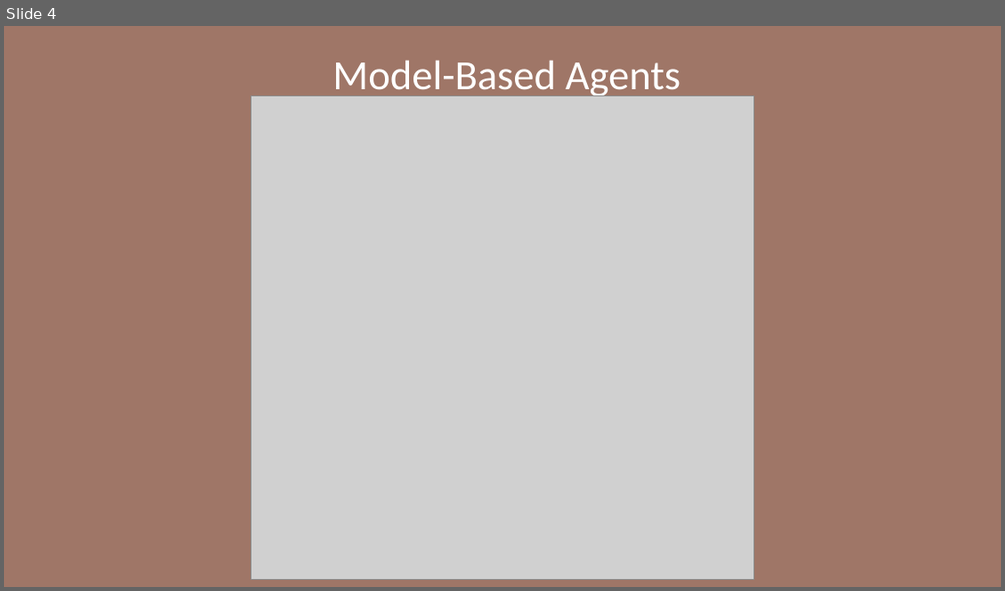
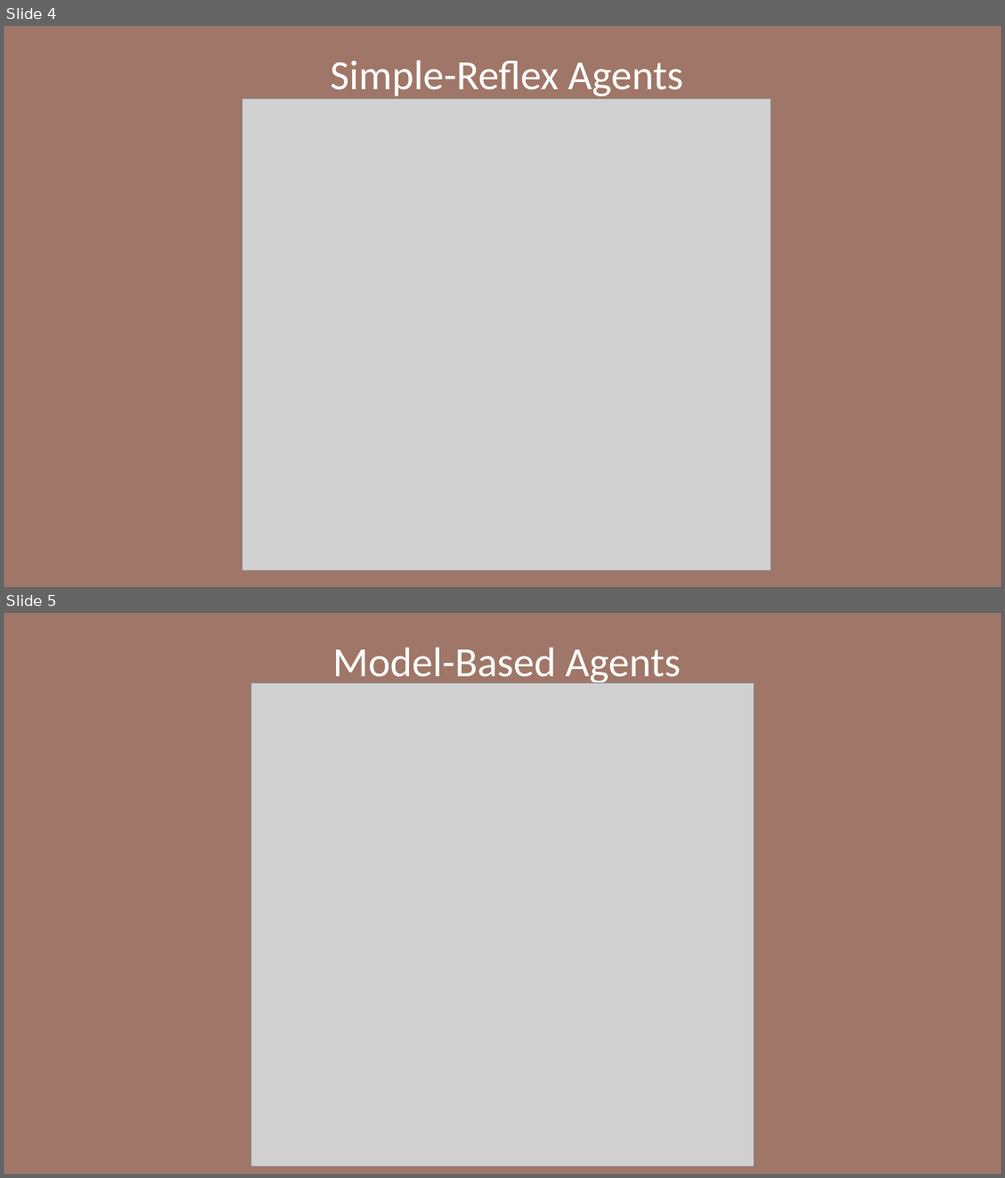
Before and after one commit to gregblast-bot/Csharp-AI-Training-Program, a slide deck: Slides/Artificial_Intelligence_Module1.pptx. Shown one above the other, each under a label of ours: slide 4 before the commit, slides 4 and 5 after it. The pictures are 1005x591 and 1005x1178 pixels, drawn with LibreOffice and Linux fonts; fonts in the diff are those of the drawing; grey boxes stand for pictures. Boxes give left, top, right and bottom in pixels: in the first picture for what was removed or moved away, otherwise in the second. Text is boxed around its words. In the diff, an @@ line names an element or a change of style, - is before the commit and + after.

```diff
--- a/Slides/Artificial_Intelligence_Module1.pptx
+++ b/Slides/Artificial_Intelligence_Module1.pptx
@@ slide 4 added at (x1=4, y1=26, x2=1001, y2=587), background #9F7667 @@
@@ text added at (x1=330, y1=60, x2=684, y2=100), 40 pt, text #FFFFFF @@
+Simple-Reflex Agents
@@ picture added at (x1=243, y1=99, x2=771, y2=571) @@
@@ what was slide 4 is now slide 5 @@
```
Also in this commit, not shown: 9 slides changed, 3 other slides added, 2 slides removed, 2 other files.
